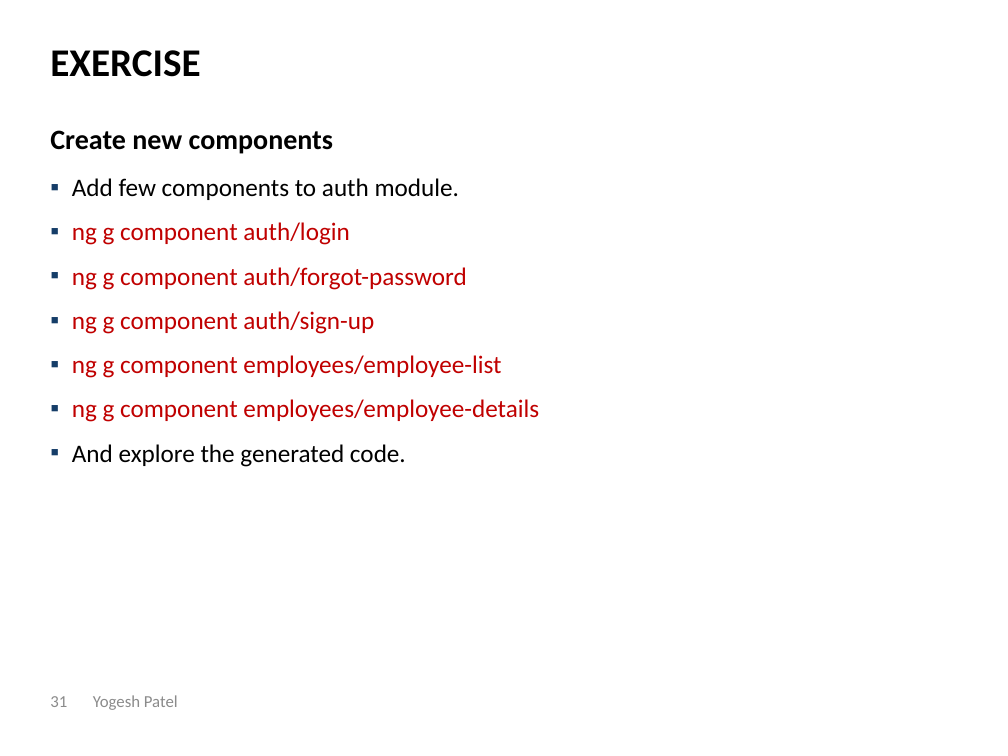
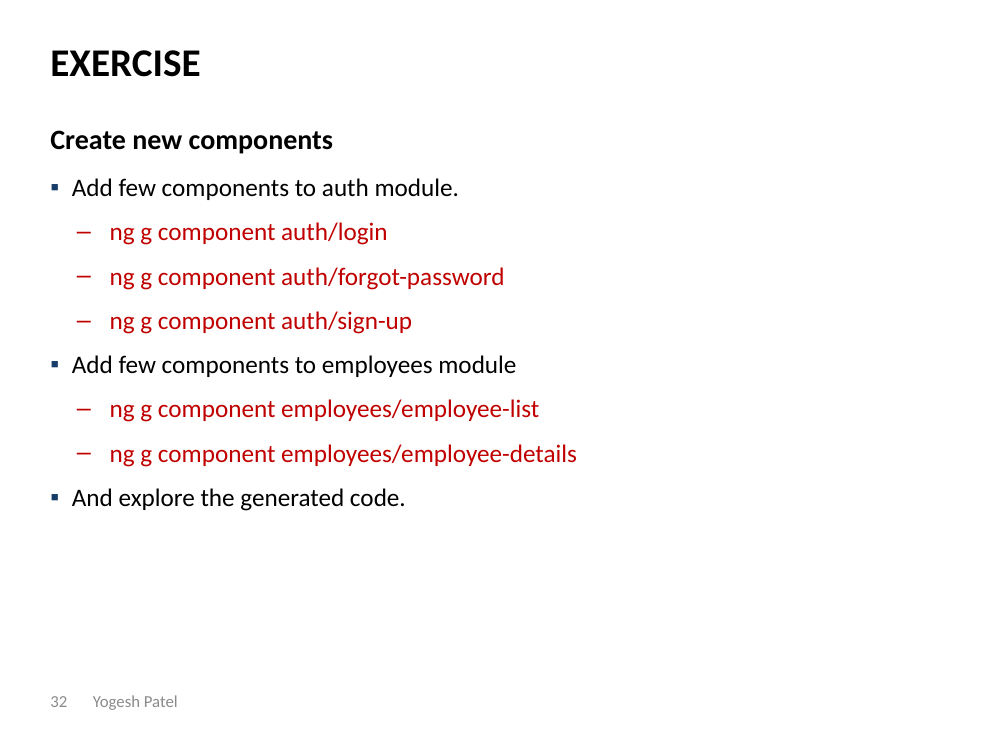
Before and after one commit to eryogesh/angular7, a slide deck: slide 32 of Angular 7 by YogeshPatel.pptx (slide 31 before the commit). Drawn at 1008x756 pixels with LibreOffice and Linux fonts; fonts in the diff are those of the drawing. Boxes give left, top, right and bottom in pixels: in the first picture for what was removed or moved away, otherwise in the second. Text is boxed around its words. In the diff, an @@ line names an element or a change of style, - is before the commit and + after.

```diff
--- a/Angular 7 by YogeshPatel.pptx
+++ b/Angular 7 by YogeshPatel.pptx
@@ text at box(110, 222, 577, 467): bullet ▪ to –; list level 1 to 2 in "ng g component auth/login"; list level 1 to 2 in "ng g component auth/forgot-password"; list level 1 to 2 in "ng g component auth/sign-up"; list level 1 to 2 in "ng g component employees/employee-list"; list level 1 to 2 in "ng g component employees/employee-details" @@
@@ text at box(72, 355, 516, 377): paragraph added @@
+▪ Add few components to employees module
@@ page number at box(50, 696, 67, 707): text changed @@
-31
+32
```
Also in this commit, not shown: 4 other slides changed, 1 slide added, 58 other files.
